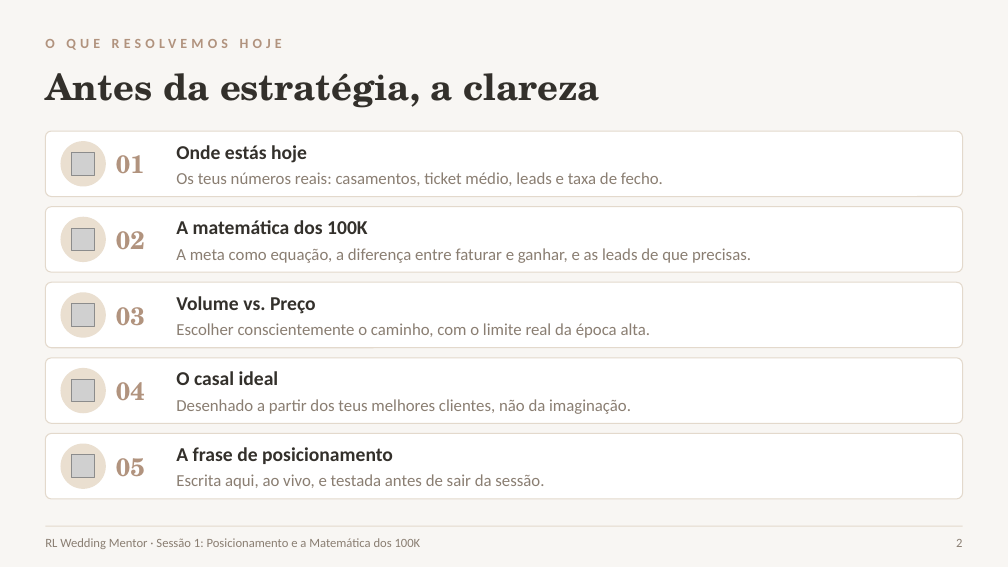
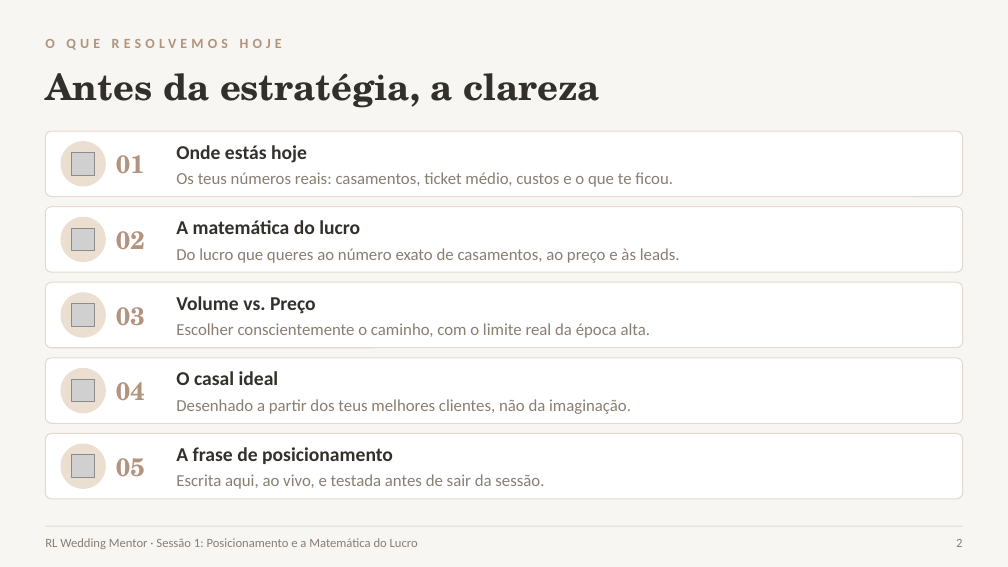
Before and after one commit to geralrlphoto/rl-menu, a slide deck: slide 2 of public/wedding-mentor-files/S1_Posicionamento.pptx. Drawn at 1008x567 pixels with LibreOffice and Linux fonts; fonts in the diff are those of the drawing; grey boxes stand for pictures. Boxes give left, top, right and bottom in pixels: in the first picture for what was removed or moved away, otherwise in the second. Text is boxed around its words. In the diff, an @@ line names an element or a change of style, - is before the commit and + after.

```diff
--- a/public/wedding-mentor-files/S1_Posicionamento.pptx
+++ b/public/wedding-mentor-files/S1_Posicionamento.pptx
@@ text at [176,172,673,187]: text changed @@
-Os teus números reais: casamentos, ticket médio, leads e taxa de fecho.
+Os teus números reais: casamentos, ticket médio, custos e o que te ficou.
@@ text at [176,220,360,234]: text changed @@
-A matemática dos 100K
+A matemática do lucro
@@ text at [176,248,680,263]: text changed @@
-A meta como equação, a diferença entre faturar e ganhar, e as leads de que precisas.
+Do lucro que queres ao número exato de casamentos, ao preço e às leads.
@@ text at [45,538,418,549]: text changed @@
-RL Wedding Mentor · Sessão 1: Posicionamento e a Matemática dos 100K
+RL Wedding Mentor · Sessão 1: Posicionamento e a Matemática do Lucro
```
Also in this commit, not shown: 17 other slides changed, 8 slides added, 5 slides removed, 32 other files.
